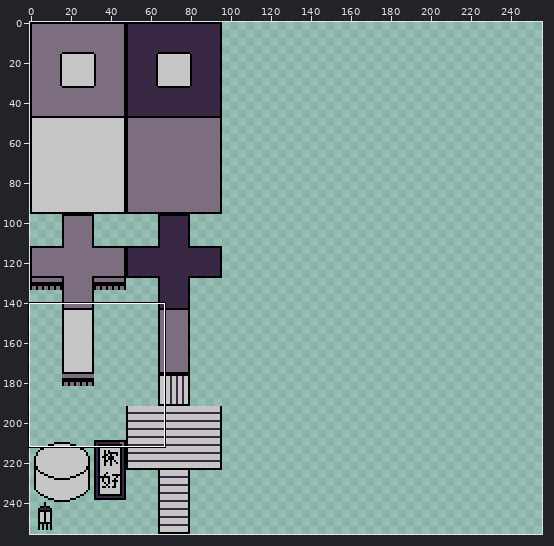
One commit to this pixel-art file: Art/Tilesets/Stingaree3.aseprite. The picture above shows the old version from afar; the outline marks the close-up.
Close-up. The starting point:
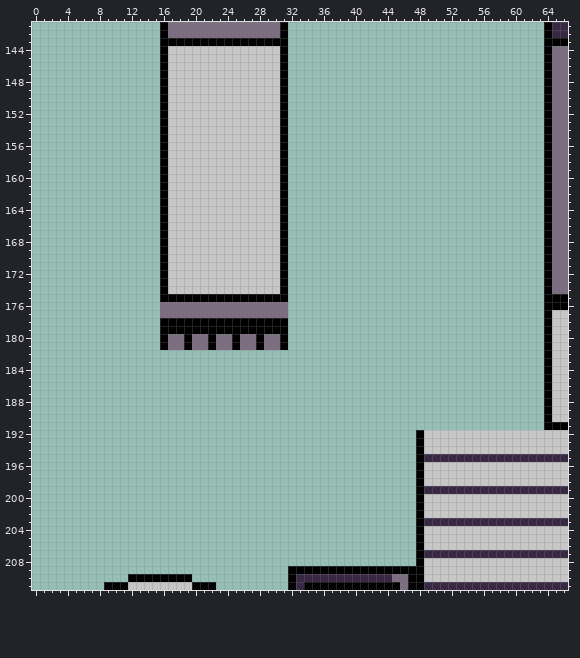
256x256 pixels, 1 frame. Shown: x 0..66, y 141..211. The commit also changed other parts of the picture, which this record leaves out.
Once edited:
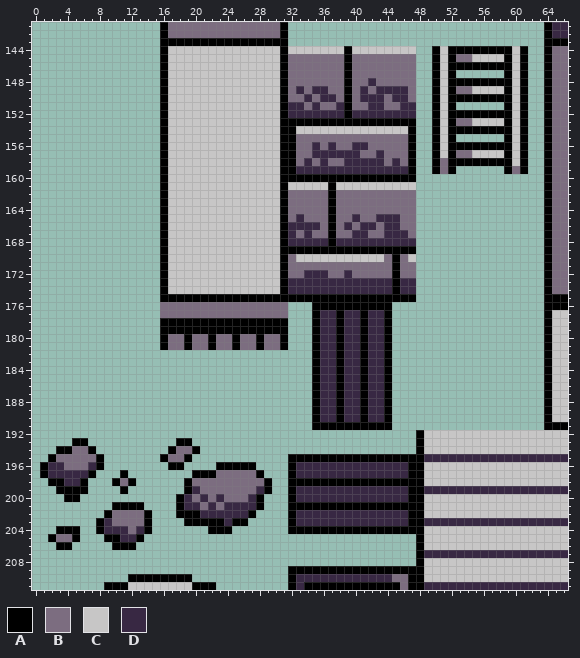
Palette (. is transparent): A #000000  B #7c6d80  C #c7c6c6  D #382843
Changes in this commit:
Changed rows in their new state; - is an unchanged pixel.
first column x 1:
144 -------------------------------CCCCCCCACCCCCCCC--ACAAAAAAAACA
145 -------------------------------BBBBBBBABBBBBBBB--ACABBCCCCACA
146 -------------------------------BBBBBBBABBBBBBBB--ACAAAAAAAACA
147 -------------------------------BBBBBBBABBBBBBBB--ACA------ACA
148 -------------------------------BBBBBBBABBDBBBBB--ACAAAAAAAACA
149 -------------------------------BDBDDBBABDBDDDDB--ACABBCCCCACA
150 -------------------------------BBDBDDBABDDDBDDB--ACAAAAAAAACA
151 -------------------------------DDBDBBDABBDDBBDD--ACA------ACA
152 -------------------------------DDDDDDDADDDDDDDD--ACAAAAAAAACA
153 -------------------------------AAAAAAAAAAAAAAAA--ACABBCCCCACA
154 -------------------------------ACCCCCCCCCCCCCCA--ACAAAAAAAACA
155 -------------------------------ABBBBBBBBBBBBBBA--ACA------ACA
156 -------------------------------ABBDBDBBDDBBBBBA--ACAAAAAAAACA
157 -------------------------------ABBDDDDDDBBDBBBA--ACABBCCCCACA
158 -------------------------------ABDBDBBDDDDDBDBA--ABAAAAAAAACA
159 -------------------------------ADDDDDDDDDDDDDDA--ABA------ABA
160 -------------------------------AAAAAAAAAAAAAAAA--------------
161 -------------------------------CCCCCACCCCCCCCCC--------------
162 -------------------------------BBBBBABBBBBBBBBB--------------
163 -------------------------------BBBBBABBBBBBBBBB--------------
164 -------------------------------BBBBBABBBBBBBBBB--------------
165 -------------------------------BDBBBABBDBBDDDBB--------------
166 -------------------------------DDDDBABDBDDBDDBB--------------
167 -------------------------------DBDBBABBDDBBDDDB--------------
168 -------------------------------DDDDDADDDDDDDDDD--------------
169 -------------------------------AAAAAAAAAAAAAAAA--------------
170 -------------------------------BCCCCCCCCCCCBABC--------------
171 -------------------------------BBBBBBBBBBBBBABB--------------
172 -------------------------------BBDDDBBDBBBBBABB--------------
173 -------------------------------DDDDDDDDDDDDDADD--------------
174 -------------------------------DDDDDDDDDDDDDADD--------------
175 -------------------------------AAAAAAAAAAAAAAAA--------------
176 ----------------------------------AAAAAAAAAA-----------------
177 ----------------------------------ADDADDADDA-----------------
178 ----------------------------------ADDADDADDA-----------------
179 ----------------------------------ADDADDADDA-----------------
180 ----------------------------------ADDADDADDA-----------------
181 ----------------------------------ADDADDADDA-----------------
182 ----------------------------------ADDADDADDA-----------------
183 ----------------------------------ADDADDADDA-----------------
184 ----------------------------------ADDADDADDA-----------------
185 ----------------------------------ADDADDADDA-----------------
186 ----------------------------------ADDADDADDA-----------------
187 ----------------------------------ADDADDADDA-----------------
188 ----------------------------------ADDADDADDA-----------------
189 ----------------------------------ADDADDADDA-----------------
190 ----------------------------------ADDADDADDA-----------------
191 ----------------------------------AAAAAAAAAA-----------------
193 ----AA-----------AA------------------------------------------
194 --AABBA---------ABBA-----------------------------------------
195 -ABBBBBA-------ABBA------------AAAAAAAAAAAAAAAA--------------
196 ADDBBBDA--------AA----AAAAA----ADDDDDDDDDDDDDDA--------------
197 ADDDDDA---A--------AAABBBBBA---ADDDDDDDDDDDDDDA--------------
198 -AADDA---ABA------ABBBBBBBBBA--AAAAAAAAAAAAAAAA--------------
199 --AAAA----A-------ADBBBBBBBDA--ADDDDDDDDDDDDDDA--------------
200 ---AA------------ADBDBDBBBDA---ADDDDDDDDDDDDDDA--------------
201 ---------AAAA----ADDBDBDDDDA---AAAAAAAAAAAAAAAA--------------
202 --------ABBBBA---AAADDDDDDA----ADDDDDDDDDDDDDDA--------------
203 -------ADBBBBA----AAAAADAA-----ADDDDDDDDDDDDDDA--------------
204 --AAA--ADDDBDA-------AAA-------AAAAAAAAAAAAAAAA--------------
205 -ABBA---AADDA------------------------------------------------
206 --AA-----AAA-------------------------------------------------
Pixel boxes of the changes (left, top, right, bottom) in both close-ups:
added: (288, 46, 528, 430)
added: (40, 438, 416, 550)
